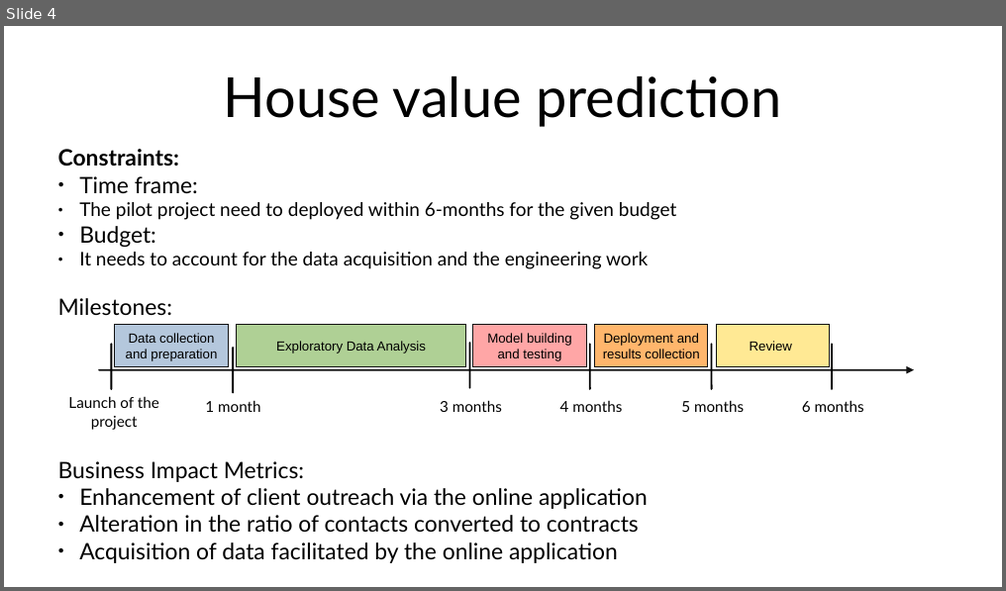
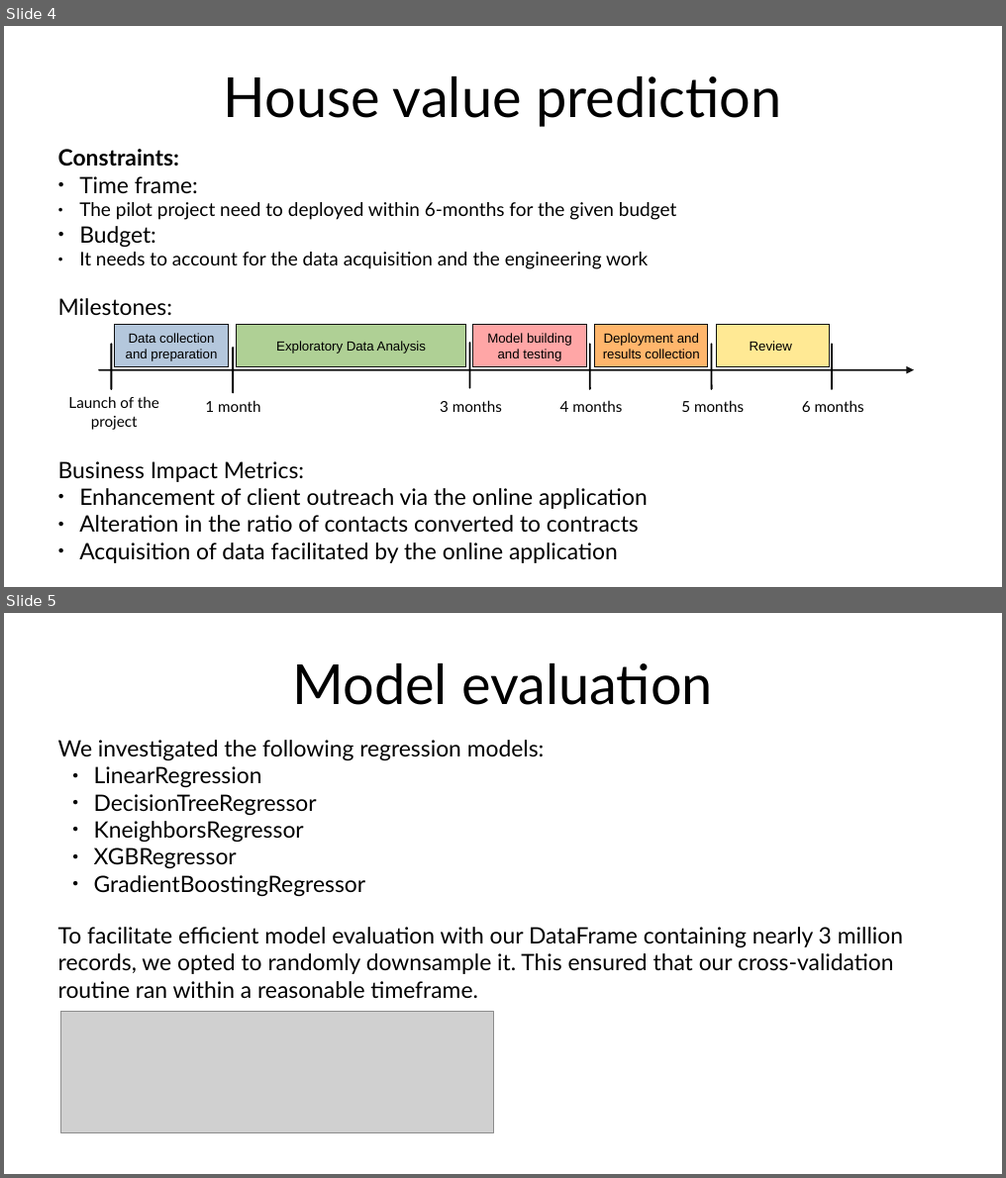
Before and after one commit to abourang/Zillow, a slide deck: presentation/Presentation.odp. Shown one above the other, each under a label of ours: slide 4 before the commit, slides 4 and 5 after it. The pictures are 1006x591 and 1006x1178 pixels, drawn with LibreOffice and Linux fonts; fonts in the diff are those of the drawing; grey boxes stand for pictures. Boxes give left, top, right and bottom in pixels: in the first picture for what was removed or moved away, otherwise in the second. Text is boxed around its words. In the diff, an @@ line names an element or a change of style, - is before the commit and + after.

Commit message:
updated presentation with model description

```diff
--- a/presentation/Presentation.odp
+++ b/presentation/Presentation.odp
@@ slide 5 added at <box>4,613,1002,1174</box>, background #FFFFFF @@
@@ title added at <box>292,663,713,705</box>, 44 pt, text #000000 @@
+Model evaluation
@@ text added at <box>58,740,545,896</box>, 18 pt, text #000000 @@
+We investigated the following regression models:
+● LinearRegression
+● DecisionTreeRegressor
+● KneighborsRegressor
+● XGBRegressor
+● GradientBoostingRegressor
@@ text added at <box>58,927,903,999</box>, 18 pt, text #000000 @@
+To facilitate efficient model evaluation with our DataFrame containing nearly 3 million records, we opted to randomly downsample it. This ensured that our cross-validation routine ran within a reasonable timeframe.
@@ picture added at <box>61,1011,494,1134</box> @@
```
Also in this commit, not shown: 2 slides changed, 2 other slides added, 3 other files.
